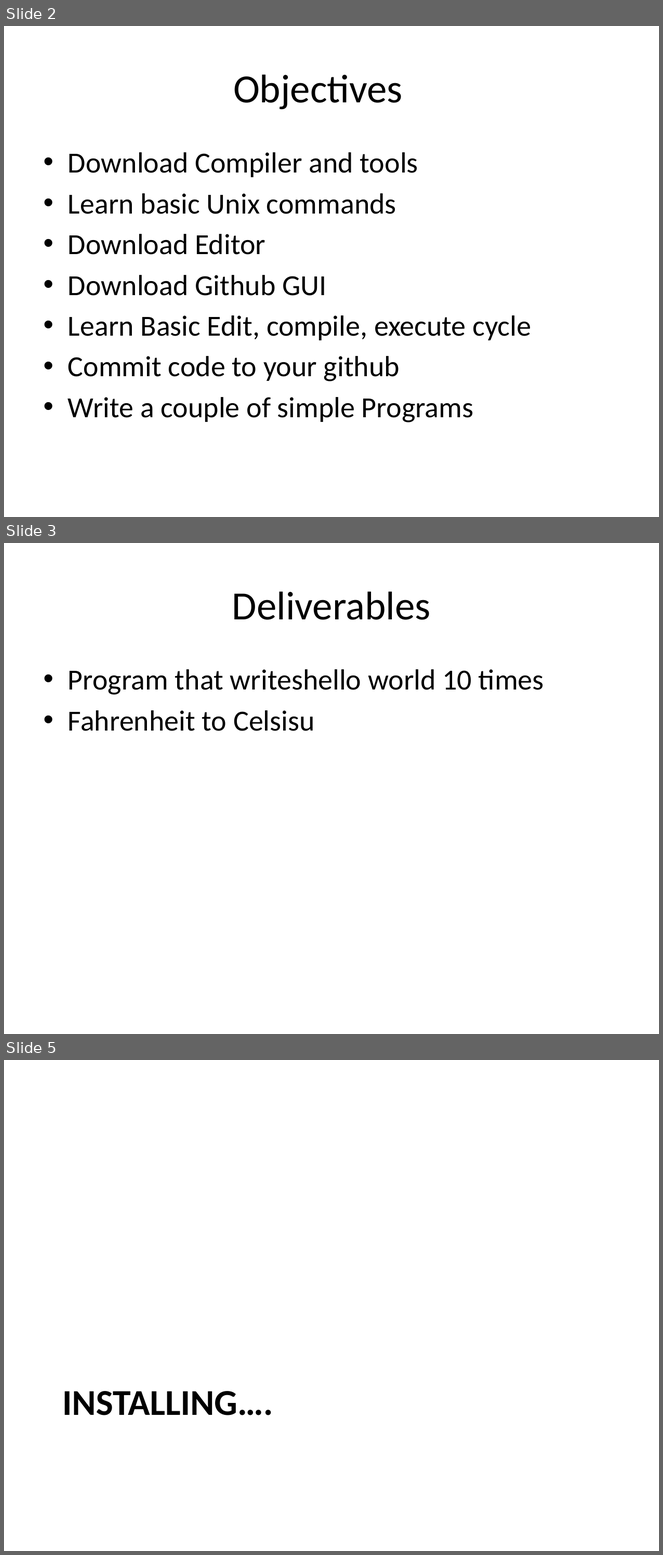
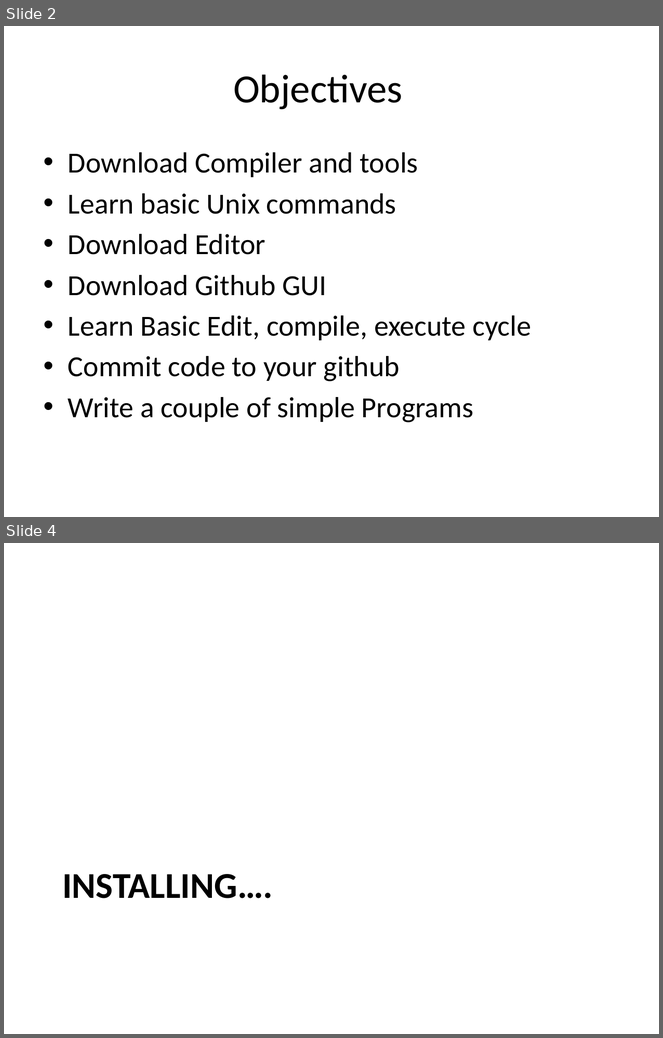
Before and after one commit to kinsidar/Spring2016, a slide deck: Slides/Lab1.pptx. Shown one above the other, each under a label of ours: slides 2, 3 and 5 before the commit, slides 2 and 4 after it; the slides between them are not shown. The pictures are 663x1555 and 663x1038 pixels, drawn with LibreOffice and Linux fonts; fonts in the diff are those of the drawing. Boxes give left, top, right and bottom in pixels: in the first picture for what was removed or moved away, otherwise in the second. Text is boxed around its words. In the diff, an @@ line names an element or a change of style, - is before the commit and + after.

```diff
--- a/Slides/Lab1.pptx
+++ b/Slides/Lab1.pptx
@@ slide 3 removed at box(4, 543, 659, 1034), background #FFFFFF @@
@@ title removed at box(232, 591, 431, 620) @@
-Deliverables
@@ text removed at box(68, 669, 544, 731) @@
-• Program that writeshello world 10 times
-• Fahrenheit to Celsisu
@@ what was slide 5 is now slide 4 @@
```
Also in this commit, not shown: 2 slides changed, 14 slides added, 1 other slide removed.
